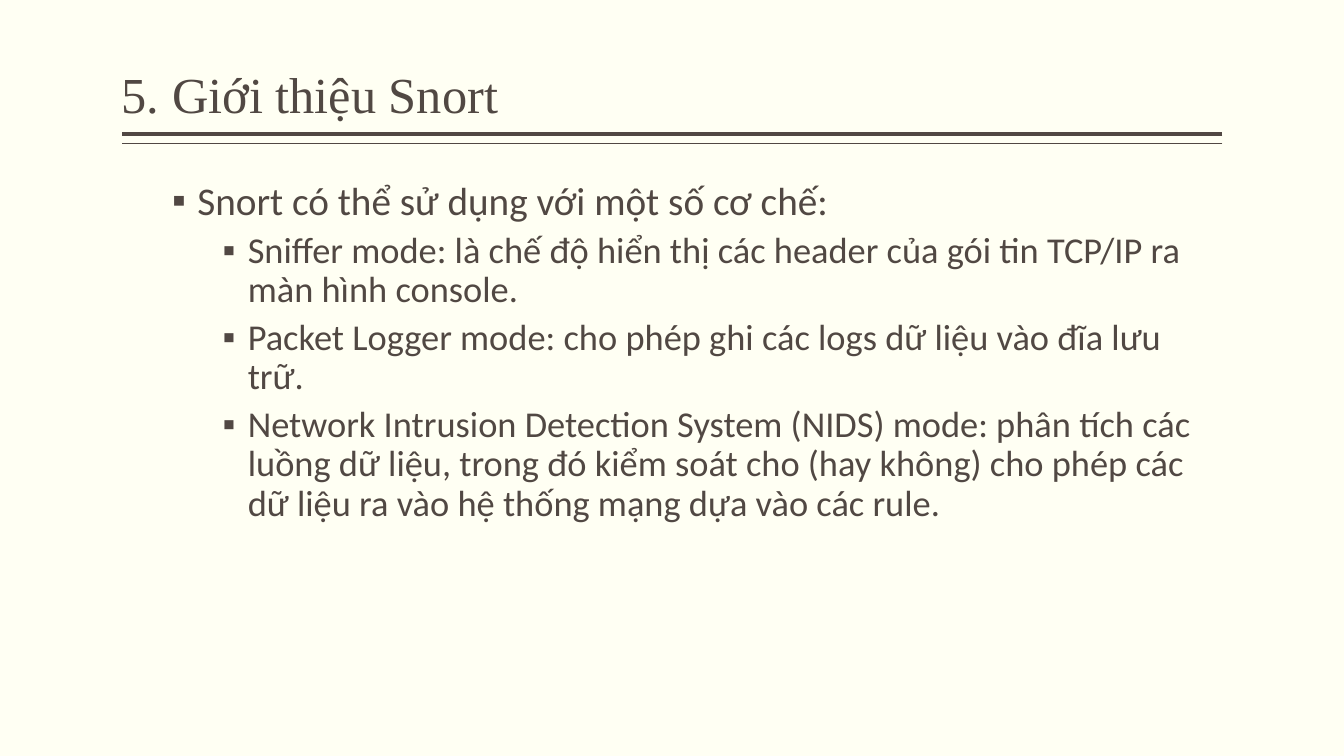
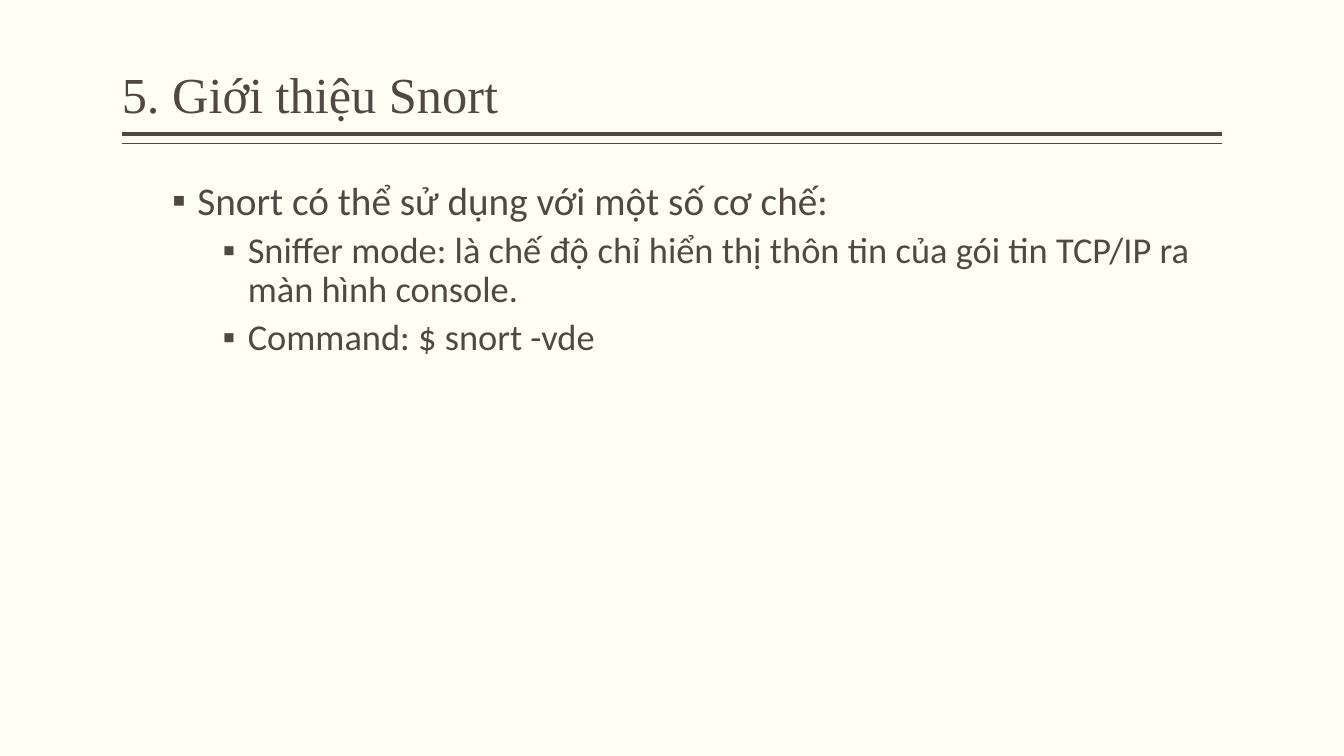
Before and after one commit to minhquan1418/do_an_ATMNC, a slide deck: slide 11 of silde.pptx. Drawn at 1344x756 pixels with LibreOffice and Linux fonts; fonts in the diff are those of the drawing. Boxes give left, top, right and bottom in pixels: in the first picture for what was removed or moved away, otherwise in the second. Text is boxed around its words. In the diff, an @@ line names an element or a change of style, - is before the commit and + after.

```diff
--- a/silde.pptx
+++ b/silde.pptx
@@ text at [248,235,1189,351]: text changed @@
-    ▪ Sniffer mode: là chế độ hiển thị các header của gói tin TCP/IP ra màn hình console.
-    ▪ Packet Logger mode: cho phép ghi các logs dữ liệu vào đĩa lưu trữ.
-    ▪ Network Intrusion Detection System (NIDS) mode: phân tích các luồng dữ liệu, trong đó kiểm soát cho (hay không) cho phép các dữ liệu ra vào hệ thống mạng dựa vào các rule.
+    ▪ Sniffer mode: là chế độ chỉ hiển thị thôn tin của gói tin TCP/IP ra màn hình console.
+    ▪ Command: $ snort -vde
```
Also in this commit, not shown: 2 other slides changed, 18 slides added, 4 slides removed, 1 other file.
